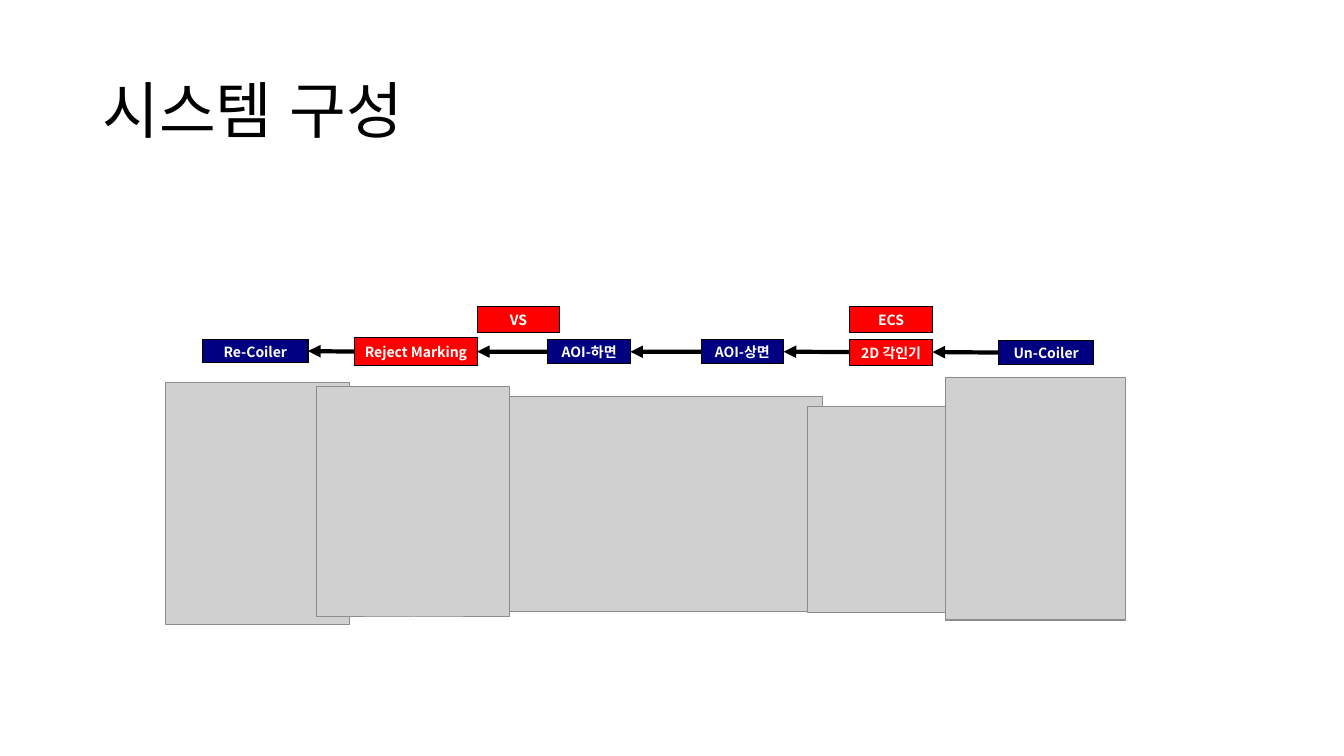
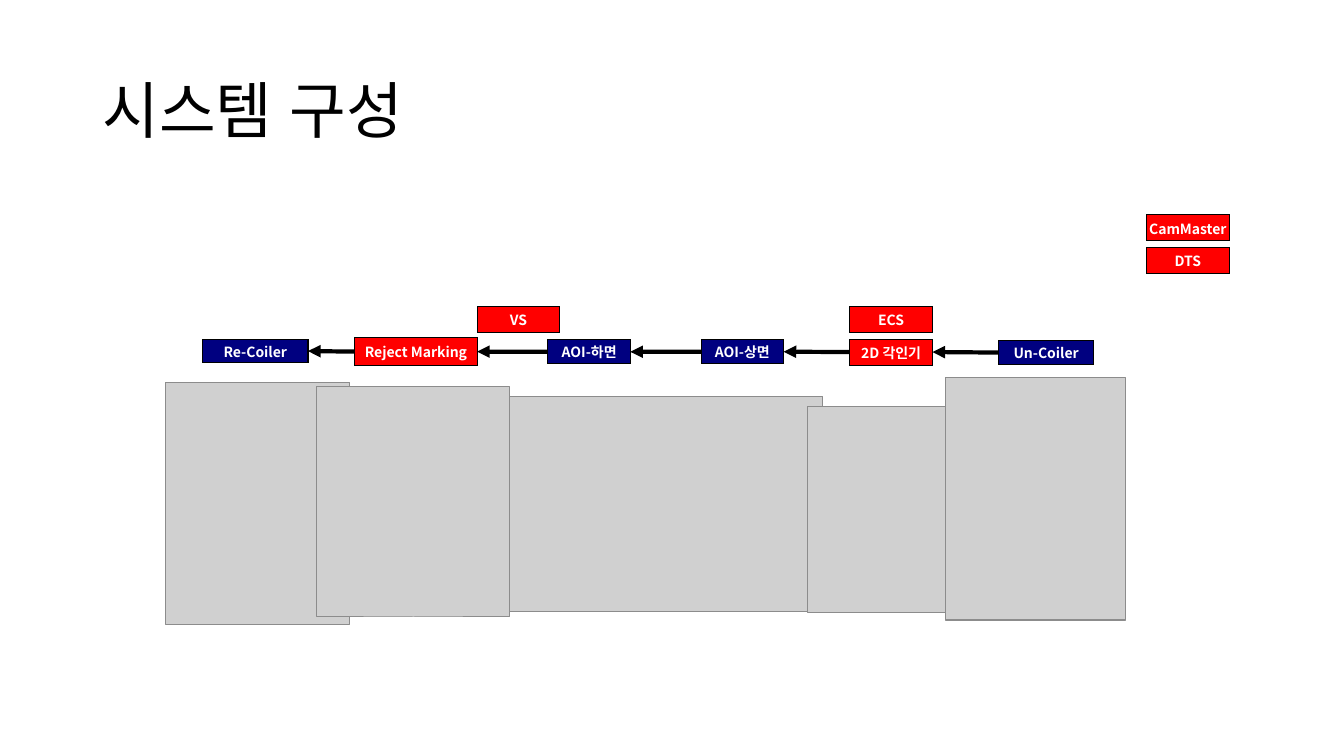
Before and after one commit to ShinYongDae/MyJob, a slide deck: slide 3 of RTR15호기개발 고려사항.pptx. Drawn at 1344x756 pixels with LibreOffice and Linux fonts; fonts in the diff are those of the drawing; grey boxes stand for pictures. Boxes give left, top, right and bottom in pixels: in the first picture for what was removed or moved away, otherwise in the second. Text is boxed around its words. In the diff, an @@ line names an element or a change of style, - is before the commit and + after.

```diff
--- a/RTR15호기개발 고려사항.pptx
+++ b/RTR15호기개발 고려사항.pptx
@@ rectangle added at [1146,215,1229,241], fill #FF0000, outline #000000 0.75 pt, 10 pt, text #FFFFFF, bold @@
+CamMaster
@@ rectangle added at [1146,248,1229,274], fill #FF0000, outline #000000 0.75 pt, 10 pt, text #FFFFFF, bold @@
+DTS
```
Also in this commit, not shown: 1 other slide changed, 1 slide added, 8 other files.
